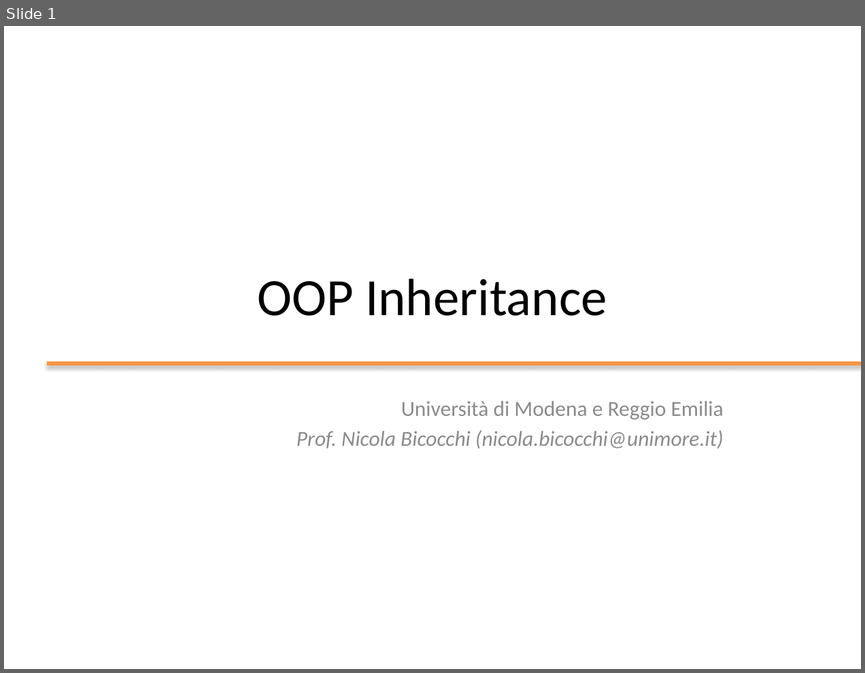
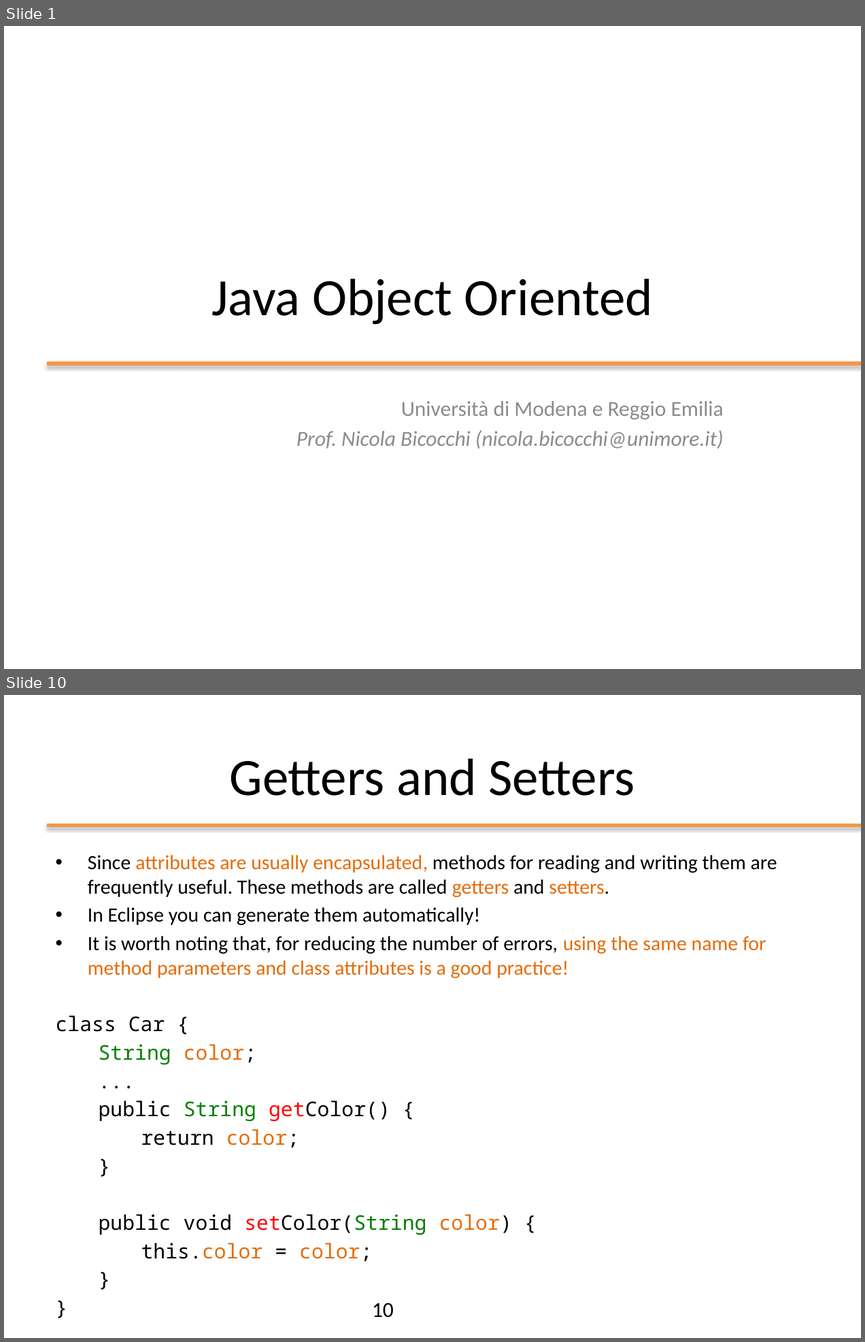
Before and after one commit to nbicocchi/ooprogramming, a slide deck: java/slides/ppt/03 - Java Object Oriented.pptx. Shown one above the other, each under a label of ours: slide 1 before the commit, slides 1 and 10 after it; the slides between them are not shown. The pictures are 865x673 and 865x1342 pixels, drawn with LibreOffice and Linux fonts; fonts in the diff are those of the drawing; background and template pictures are left out. Boxes give left, top, right and bottom in pixels: in the first picture for what was removed or moved away, otherwise in the second. Text is boxed around its words. In the diff, an @@ line names an element or a change of style, - is before the commit and + after.

```diff
--- a/java/slides/ppt/03 - Java Object Oriented.pptx
+++ b/java/slides/ppt/03 - Java Object Oriented.pptx
@@ slide 10 added at (x1=4, y1=695, x2=861, y2=1338), background #FFFFFF @@
@@ title added at (x1=230, y1=758, x2=634, y2=796), 44 pt, text #000000 @@
+Getters and Setters
@@ line added from (47, 826) to (861, 826), #F79646 3 pt @@
@@ text added at (x1=56, y1=855, x2=777, y2=1261), 17 pt, text #000000 @@
+• Since attributes are usually encapsulated, methods for reading and writing them are frequently useful. These methods are called getters and setters.
+• In Eclipse you can generate them automatically!
+• It is worth noting that, for reducing the number of errors, using the same name for method parameters and class attributes is a good practice!
+class Car {
+String color;
+...
+public String getColor() {
+return color;
+}
+public void setColor(String color) {
+this.color = color;
+}
+}
@@ page number added at (x1=372, y1=1302, x2=394, y2=1317), 18 pt, text #000000 @@
+10
@@ slide 1 changed as well @@
@@ title at (x1=211, y1=278, x2=653, y2=325): text changed @@
-OOP Inheritance
+Java Object Oriented
```
Also in this commit, not shown: 39 other slides added, 3 other files.
